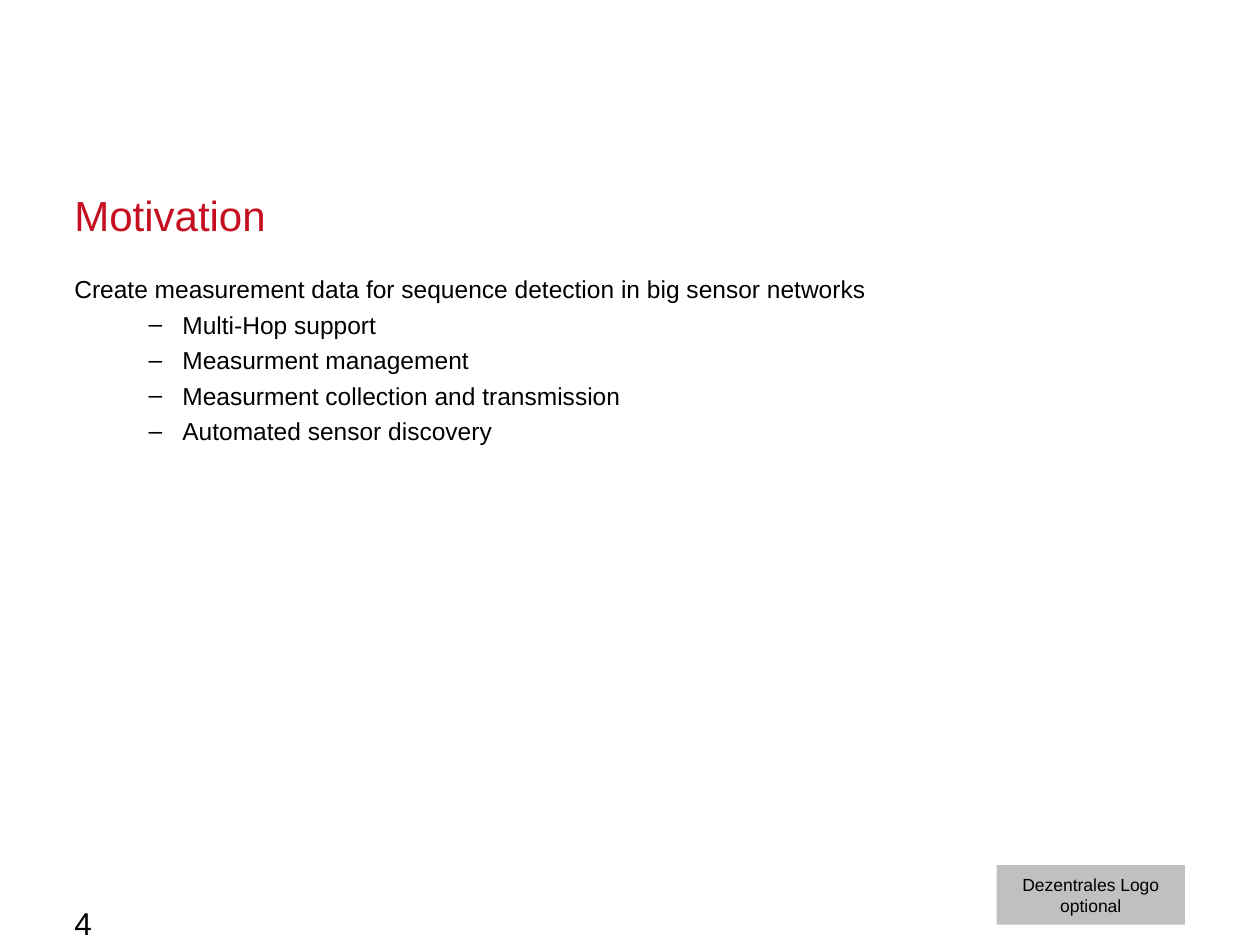
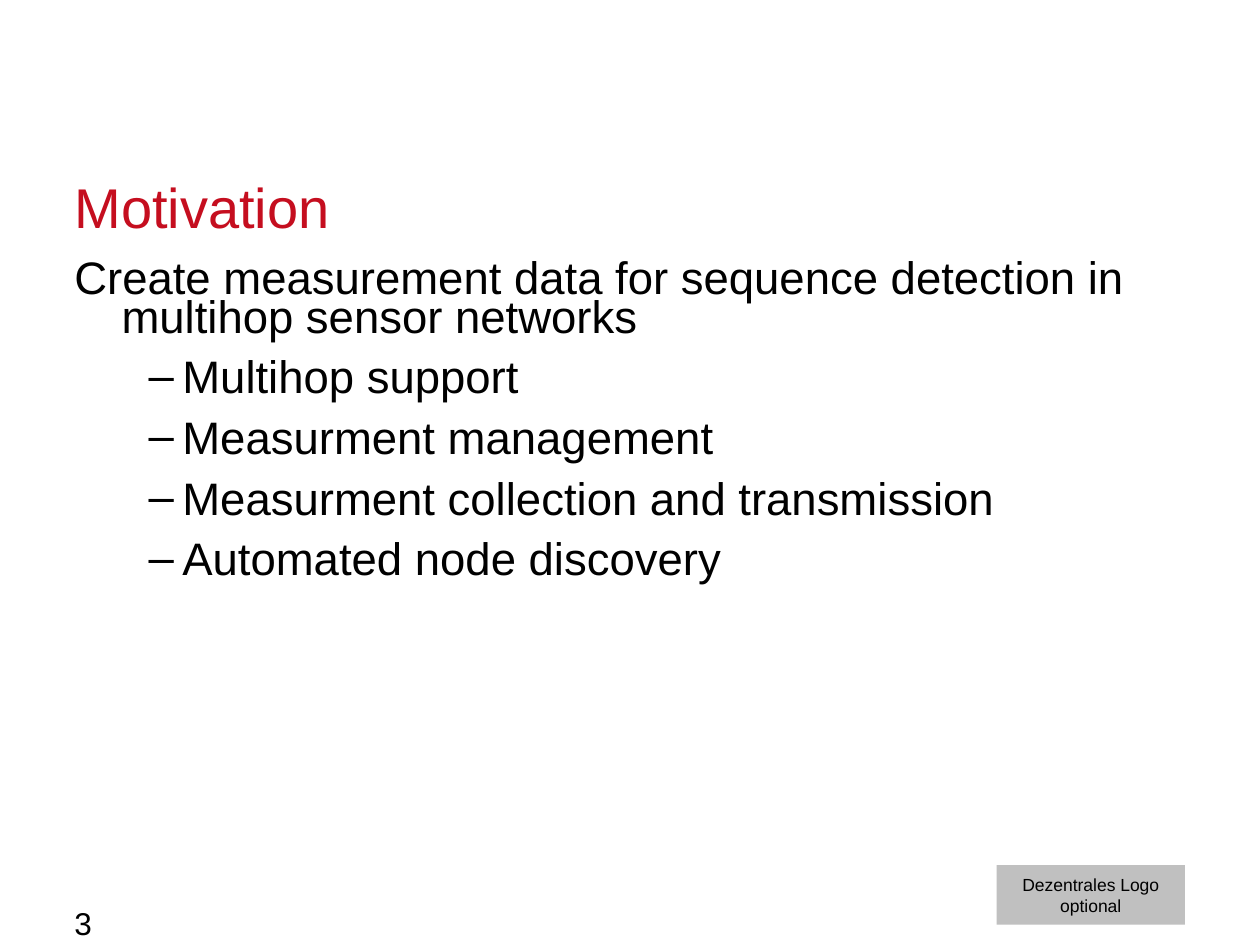
Before and after one commit to moritzschaefer/SensorSequence, a slide deck: slide 3 of docs/MeilensteinNrOne.odp (slide 4 before the commit). Drawn at 1260x945 pixels with LibreOffice and Linux fonts; fonts in the diff are those of the drawing; background and template pictures are left out. Boxes give left, top, right and bottom in pixels: in the first picture for what was removed or moved away, otherwise in the second. Text is boxed around its words. In the diff, an @@ line names an element or a change of style, - is before the commit and + after.

```diff
--- a/docs/MeilensteinNrOne.odp
+++ b/docs/MeilensteinNrOne.odp
@@ title "Motivation" at bbox=[74, 187, 329, 229]: size 24 to 32 pt @@
@@ text at bbox=[74, 261, 1123, 403]: text changed; size 14 to 26 pt @@
-Create measurement data for sequence detection in big sensor networks
-  – Multi-Hop support
+Create measurement data for sequence detection in multihop sensor networks
+  – Multihop support
@@ text at bbox=[182, 422, 993, 516]: size 14 to 26 pt in "Measurment management", "Measurment collection and transmission" @@
@@ text at bbox=[182, 542, 721, 585]: text changed; size 14 to 26 pt @@
-  – Automated sensor discovery
+  – Automated node discovery
@@ page number at bbox=[74, 913, 92, 936]: text changed @@
-4
+3
```
Also in this commit, not shown: 10 other slides changed, 12 slides added, 6 slides removed, 1 other file.
